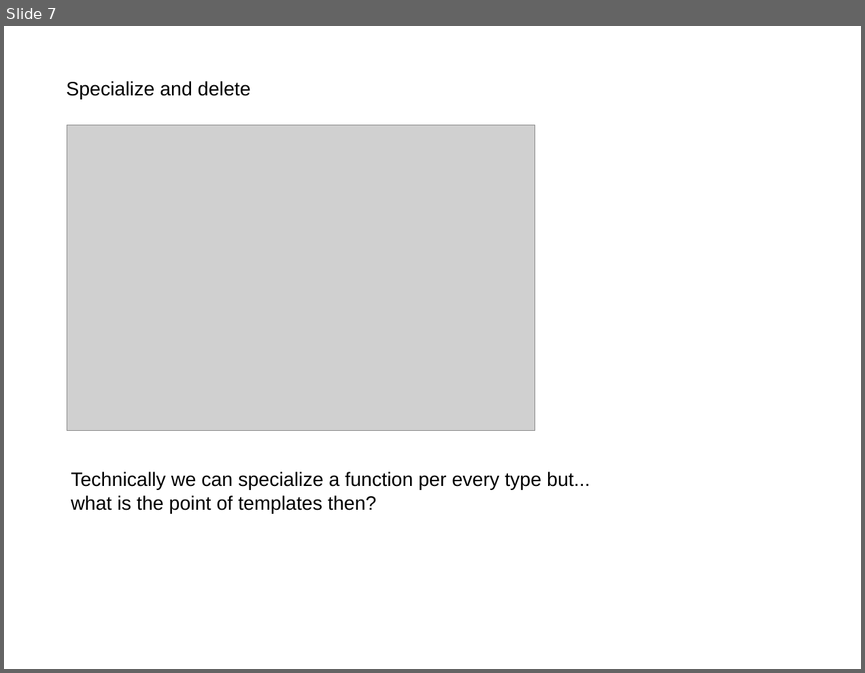
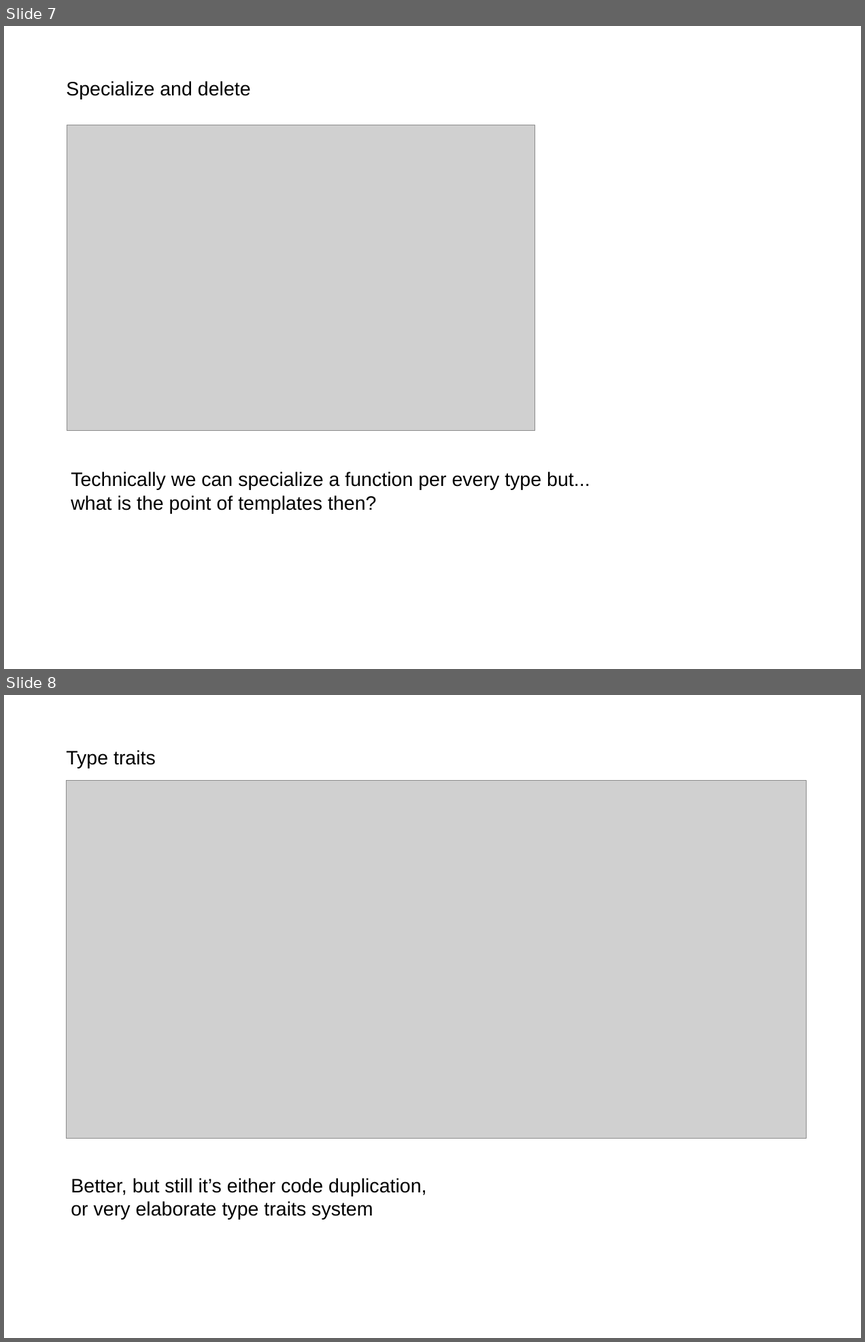
Before and after one commit to akalenuk/templates-experiments, a slide deck: templates.odp. Shown one above the other, each under a label of ours: slide 7 before the commit, slides 7 and 8 after it. The pictures are 865x673 and 865x1342 pixels, drawn with LibreOffice and Linux fonts; fonts in the diff are those of the drawing; grey boxes stand for pictures. Boxes give left, top, right and bottom in pixels: in the first picture for what was removed or moved away, otherwise in the second. Text is boxed around its words. In the diff, an @@ line names an element or a change of style, - is before the commit and + after.

Commit message:
type traits

```diff
--- a/templates.odp
+++ b/templates.odp
@@ slide 8 added at (x1=4, y1=695, x2=861, y2=1338), background #FFFFFF @@
@@ text added at (x1=66, y1=750, x2=156, y2=768), 18 pt, text #000000 @@
+Type traits
@@ picture added at (x1=66, y1=781, x2=806, y2=1138) @@
@@ text added at (x1=71, y1=1178, x2=426, y2=1219), 18 pt, text #000000 @@
+Better, but still it’s either code duplication,
+or very elaborate type traits system
```
Also in this commit, not shown: 1 other slide added, 2 slides removed, 2 other files.
